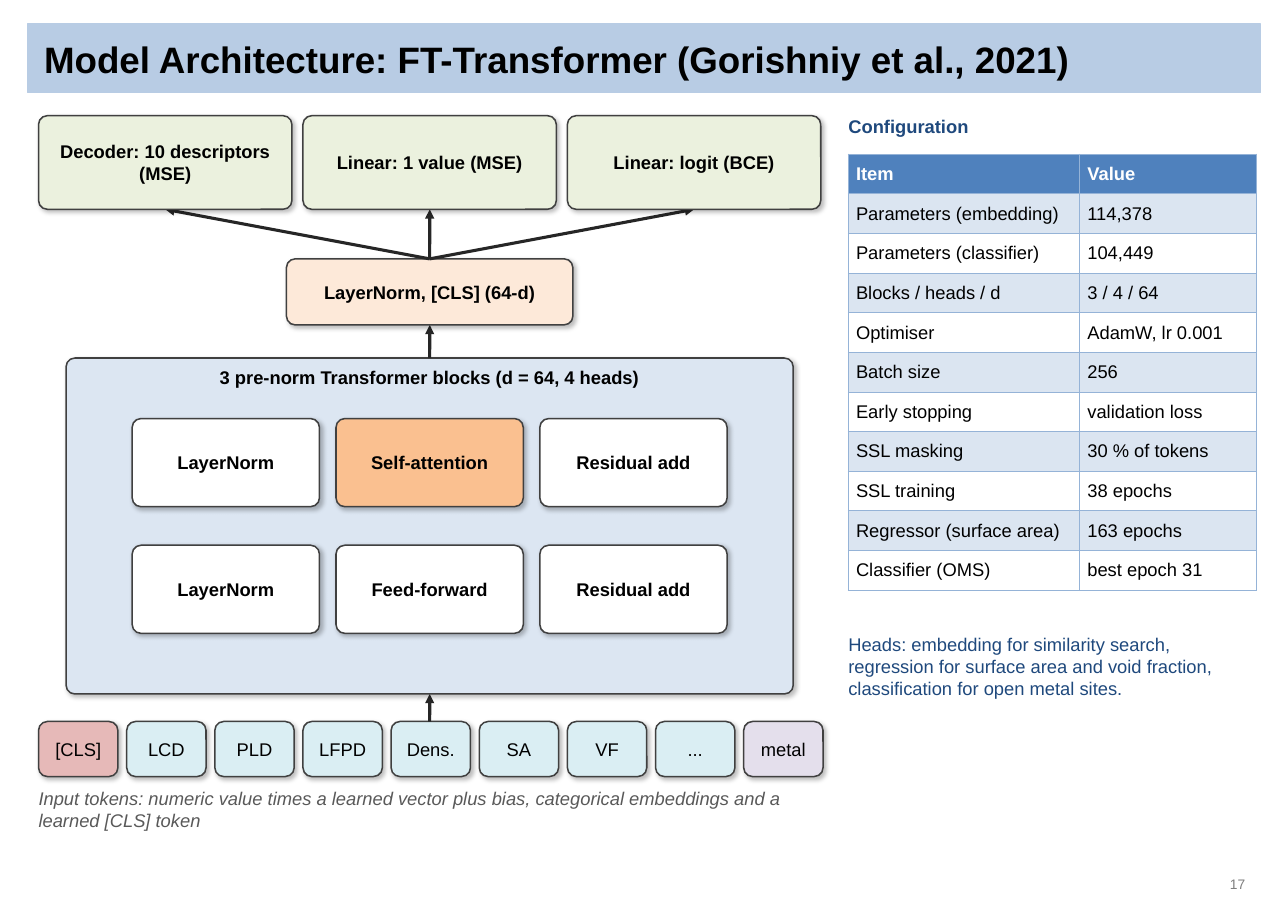
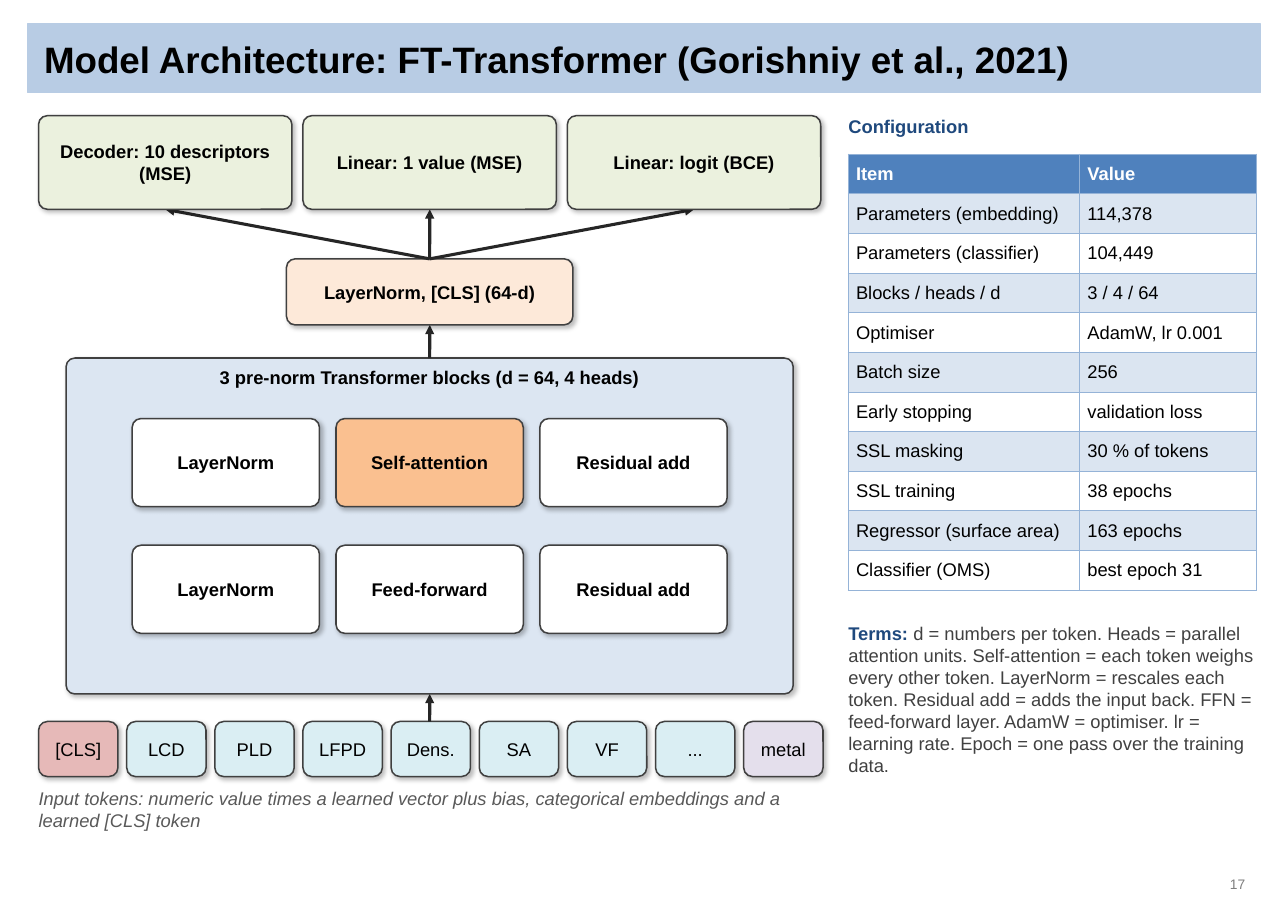
Before and after one commit to Sai-Mohith24/MOFChat-AI-Driven-Material-Recommendation-, a slide deck: slide 17 of reviews/final_review/MOFChat_Final_Review.pptx. Drawn at 1288x911 pixels with LibreOffice and Linux fonts; fonts in the diff are those of the drawing. Boxes give left, top, right and bottom in pixels: in the first picture for what was removed or moved away, otherwise in the second. Text is boxed around its words. In the diff, an @@ line names an element or a change of style, - is before the commit and + after.

```diff
--- a/reviews/final_review/MOFChat_Final_Review.pptx
+++ b/reviews/final_review/MOFChat_Final_Review.pptx
@@ text at (848, 626, 1253, 772): text changed; text colour #1F497D to #404040 @@
-Heads: embedding for similarity search, regression for surface area and void fraction, classification for open metal sites.
+Terms: d = numbers per token. Heads = parallel attention units. Self-attention = each token weighs every other token. LayerNorm = rescales each token. Residual add = adds the input back. FFN = feed-forward layer. AdamW = optimiser. lr = learning rate. Epoch = one pass over the training data.
```
Also in this commit, not shown: 30 other slides changed, 3 other files.
